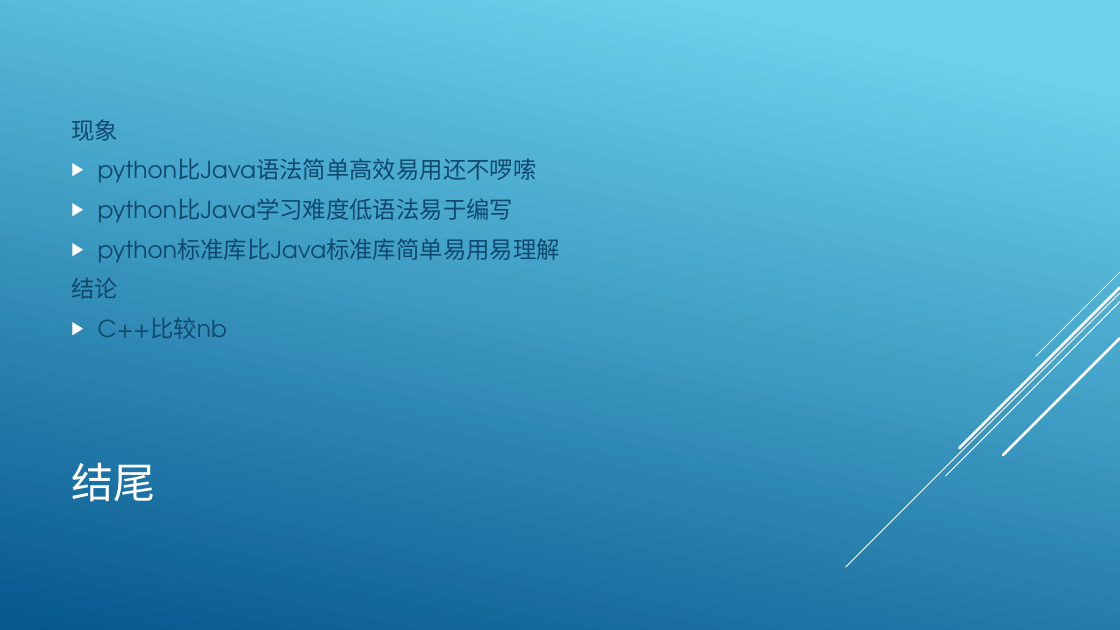
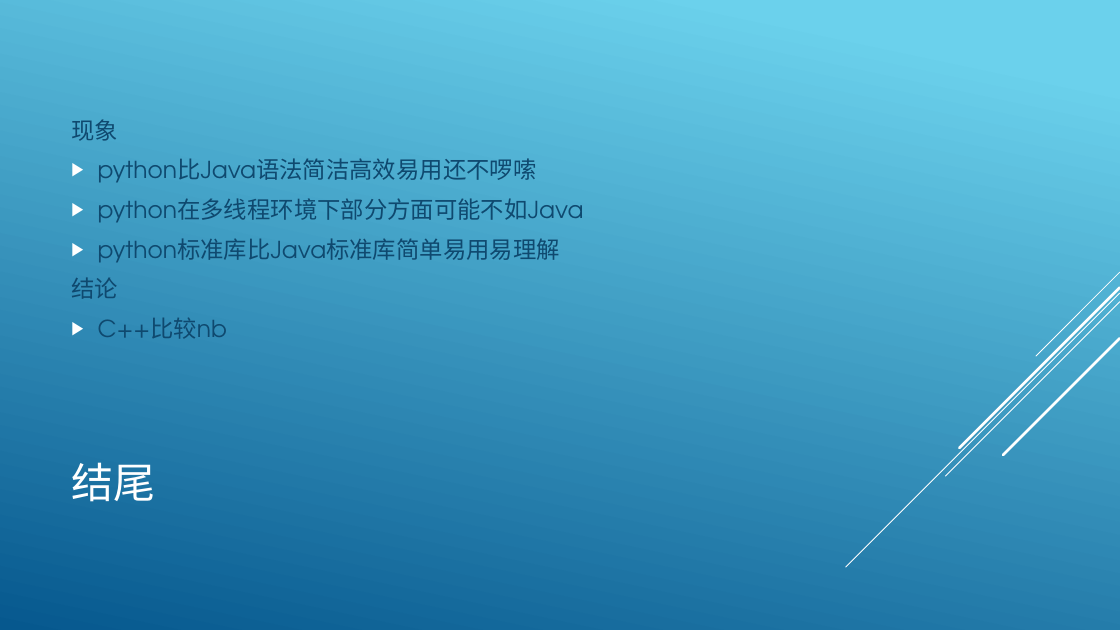
Before and after one commit to taminn/chatroom, a slide deck: slide 14 of 演示文稿.pptx (slide 12 before the commit). Drawn at 1120x630 pixels with LibreOffice and Linux fonts; fonts in the diff are those of the drawing. Boxes give left, top, right and bottom in pixels: in the first picture for what was removed or moved away, otherwise in the second. Text is boxed around its words. In the diff, an @@ line names an element or a change of style, - is before the commit and + after.

```diff
--- a/演示文稿.pptx
+++ b/演示文稿.pptx
@@ text at bbox=[98, 158, 584, 223]: text changed @@
-▶ python比Java语法简单高效易用还不啰嗦
-▶ python比Java学习难度低语法易于编写
+▶ python比Java语法简洁高效易用还不啰嗦
+▶ python在多线程环境下部分方面可能不如Java
```
Also in this commit, not shown: 2 slides added, 1 other file.
